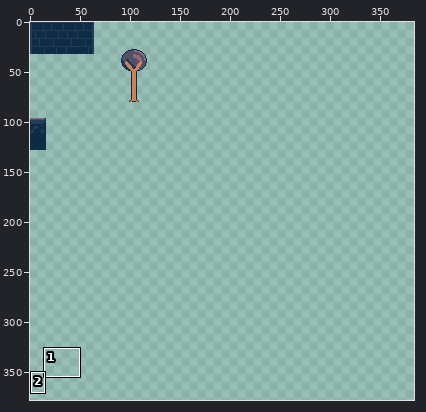
Pixel-art file -- Assets/Tileset.aseprite. The picture above shows the old version from afar; the outline marks the close-up.
Close-up. Earlier state:
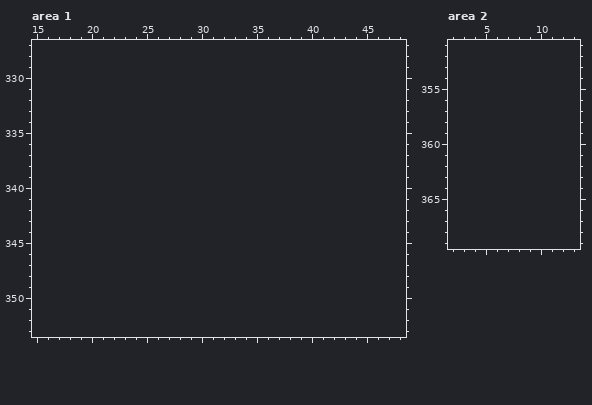
128x128 pixels, 1 frame. Shown: area 1: x 15..48, y 327..353; area 2: x 2..13, y 351..369. The old version is drawn lined up with the new one, on the new canvas. The wide view leaves out empty margins. The commit also changed other parts of the picture, which this record leaves out.
And afterwards:
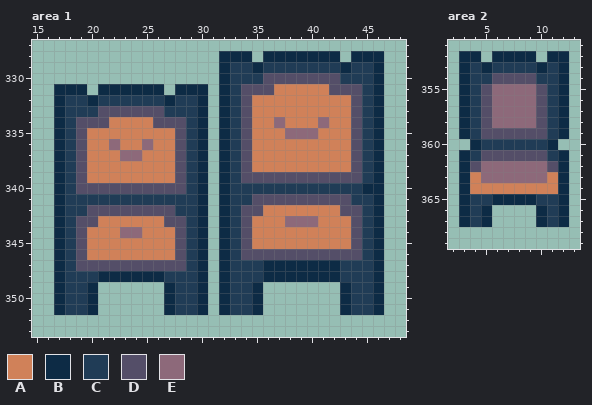
Palette (. is transparent): A #d08159  B #0d2b45  C #203c56  D #544e68  E #8d697a
What changed:
canvas 128x128 -> 384x384
--- area 1
@@ x 15..48 @@
 327 ..................................
-328 ..................................
-329 ..................................
-330 ..................................
-331 ..................................
-332 ..................................
-333 ..................................
-334 ..................................
-335 ..................................
-336 ..................................
-337 ..................................
-338 ..................................
-339 ..................................
-340 ..................................
-341 ..................................
-342 ..................................
-343 ..................................
-344 ..................................
-345 ..................................
-346 ..................................
-347 ..................................
-348 ..................................
-349 ..................................
-350 ..................................
-351 ..................................
+328 .................BBB.BBBBBBB.BBB..
+329 .................BCCBCCCCCCCBCCB..
+330 .................BCCCDDDDDDDCCCB..
+331 ..BBB.BBBBBB.BBB.BCDDDAAAAADDDCB..
+332 ..BCCBCCCCCCBCCB.BCDAAAAAAAAADCB..
+333 ..BCCCDDDDDDCCCB.BCDAAAAAAAAADCB..
+334 ..BCDDDAAAADDDCB.BCDAAEAAAEAADCB..
+335 ..BCDAAAAAAAADCB.BCDAAAEEEAAADCB..
+336 ..BCDAAEAAEAADCB.BCDAAAAAAAAADCB..
+337 ..BCDAAAEEAAADCB.BCDAAAAAAAAADCB..
+338 ..BCDAAAAAAAADCB.BCDAAAAAAAAADCB..
+339 ..BCDAAAAAAAADCB.BCDDDDDDDDDDDCB..
+340 ..BCDDDDDDDDDDCB.BCCCCCCCCCCCCBB..
+341 ..BCCCCCCCCCCCCB.BCCDDDDDDDDDCCB..
+342 ..BCCDDDDDDDDCCB.BCDDAAAAAAADDCB..
+343 ..BCDDAAAAAADDCB.BCDAAAEEEAAADCB..
+344 ..BCDAAAEEAAADCB.BCDAAAAAAAAADCB..
+345 ..BCDAAAAAAAADCB.BCDAAAAAAAAADCB..
+346 ..BCDAAAAAAAADCB.BCDDDDDDDDDDDCB..
+347 ..BCDDDDDDDDDDCB.BCCCBBBBBBBCCCB..
+348 ..BCCCBBBBBBCCCB.BCCCBBBBBBBCCCB..
+349 ..BCCB......BCCB.BCCB.......BCCB..
+350 ..BCCB......BCCB.BCCB.......BCCB..
+351 ..BCCB......BCCB.BCCB.......BCCB..
 352 ..................................
--- area 2
@@ x 2..13 @@
 351 ............
-352 ............
-353 ............
-354 ............
-355 ............
-356 ............
-357 ............
-358 ............
-359 ............
-360 ............
-361 ............
-362 ............
-363 ............
-364 ............
-365 ............
-366 ............
-367 ............
+352 .BB.BBBB.BB.
+353 .BCBCCCCBCB.
+354 .BCCDDDDCCB.
+355 .BCDEEEEDCB.
+356 .BCDEEEEDCB.
+357 .BCDEEEEDCB.
+358 .BCDEEEEDCB.
+359 .BCDDDDDDCB.
+360 ..BCCCCCCB..
+361 .BCDDDDDDCB.
+362 .BDEEEEEEDB.
+363 .BAEEEEEEAB.
+364 .BAAAAAAAAB.
+365 .BCCBBBBCCB.
+366 .BCB....BCB.
+367 .BCB....BCB.
 368 ............
Boxes around the changes in both close-ups, in picture pixels (x1, y1, x2, y2):
added: (54, 51, 384, 315)
added: (459, 51, 569, 227)
